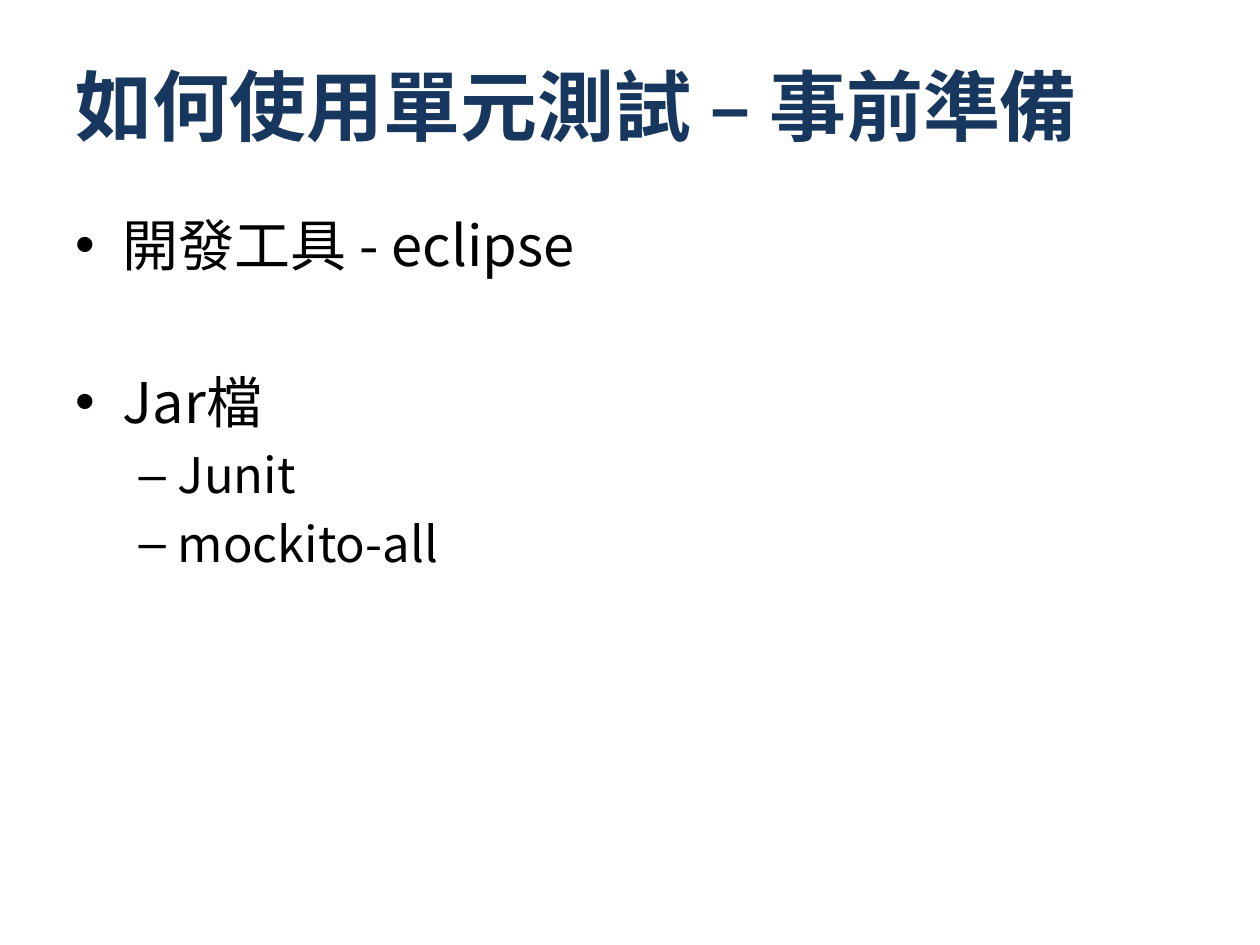
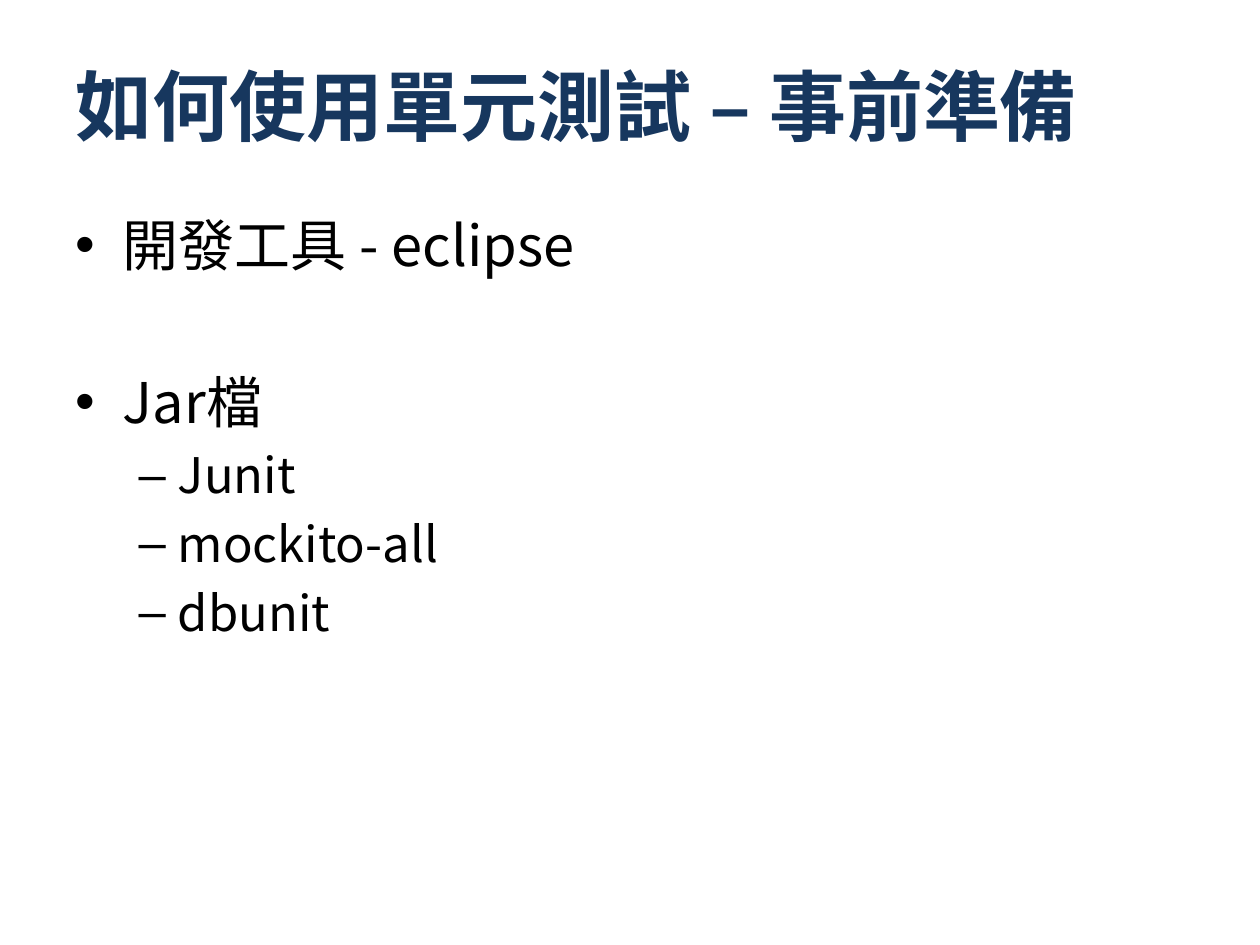
Before and after one commit to progden/hyUnitTestSharing, a slide deck: slide 5 of HYT - UnitTest.pptx. Drawn at 1260x945 pixels with LibreOffice and Linux fonts; fonts in the diff are those of the drawing; background and template pictures are left out. Boxes give left, top, right and bottom in pixels: in the first picture for what was removed or moved away, otherwise in the second. Text is boxed around its words. In the diff, an @@ line names an element or a change of style, - is before the commit and + after.

```diff
--- a/HYT - UnitTest.pptx
+++ b/HYT - UnitTest.pptx
@@ text at bbox=[178, 592, 330, 632]: paragraph added @@
+  – dbunit
```
Also in this commit, not shown: 4 other slides changed, 1 slide added, 1 other file.
